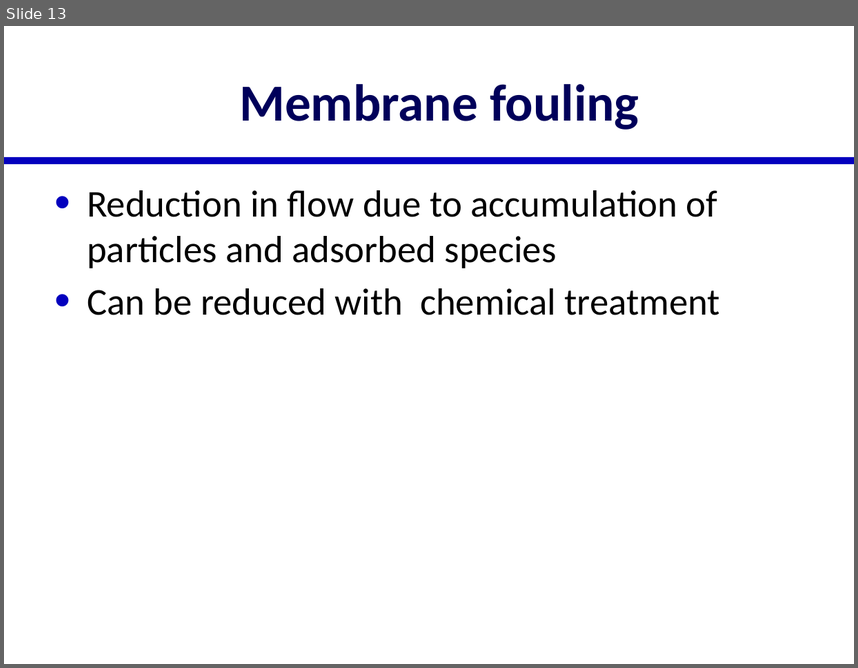
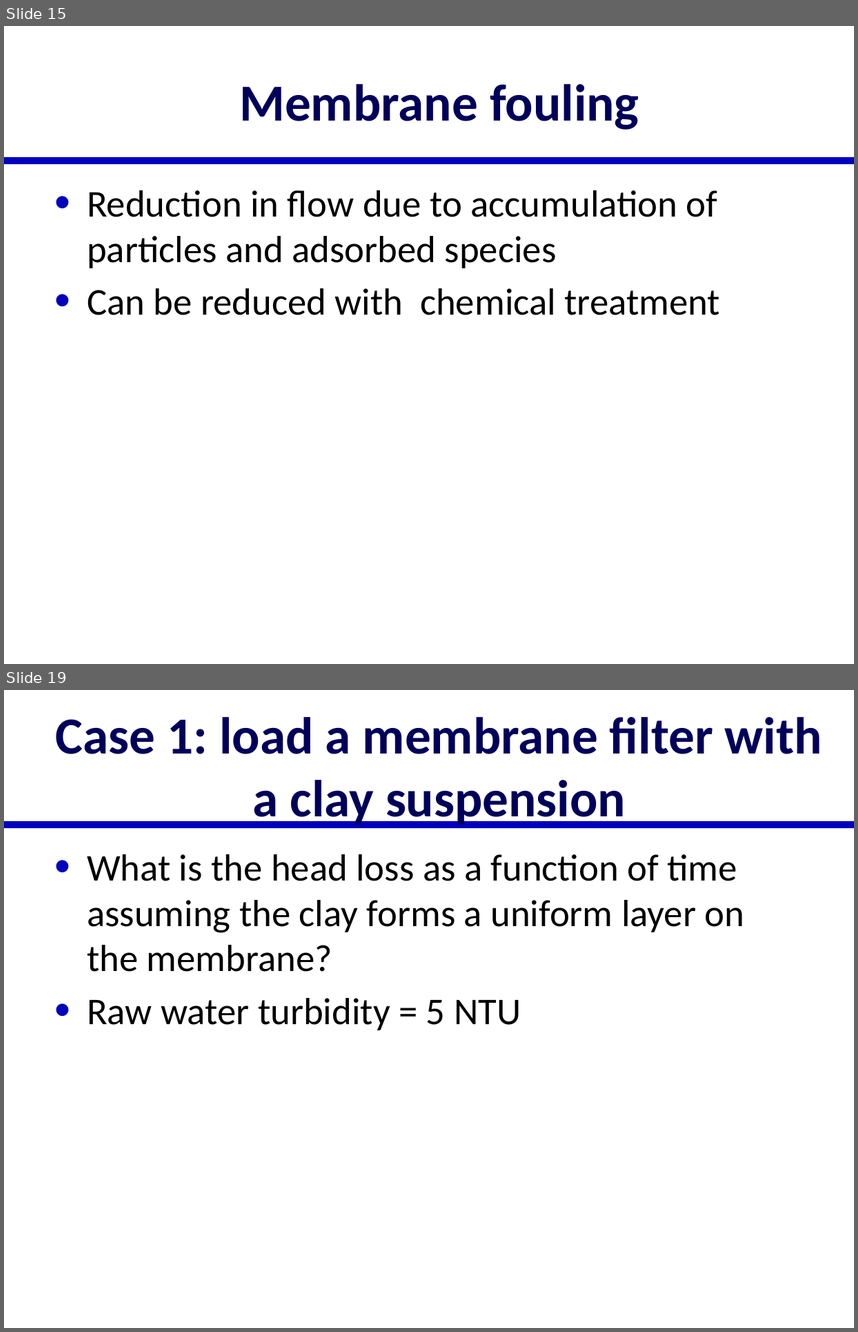
Before and after one commit to AguaClara/SWOT, a slide deck: Lectures/In Class/Membrane Filtration.pptx. Shown one above the other, each under a label of ours: slide 13 before the commit, slides 15 and 19 after it; the slides between them are not shown. The pictures are 858x668 and 858x1332 pixels, drawn with LibreOffice and Linux fonts; fonts in the diff are those of the drawing. Boxes give left, top, right and bottom in pixels: in the first picture for what was removed or moved away, otherwise in the second. Text is boxed around its words. In the diff, an @@ line names an element or a change of style, - is before the commit and + after.

Commit message:
membranes

```diff
--- a/Lectures/In Class/Membrane Filtration.pptx
+++ b/Lectures/In Class/Membrane Filtration.pptx
@@ slide 19 added at [4, 690, 854, 1328], background #FFFFFF; not listed: 1 template element that a slide beside it also shows @@
@@ title added at [56, 717, 822, 828], 44 pt, text #00005A, bold @@
+Case 1: load a membrane filter with a clay suspension
@@ text added at [87, 854, 745, 1030], 32 pt, text #000000 @@
+• What is the head loss as a function of time assuming the clay forms a uniform layer on the membrane?
+• Raw water turbidity = 5 NTU
@@ what was slide 13 is now slide 15 @@
```
Also in this commit, not shown: 1 slide changed, 6 other slides added, 2 other files.
